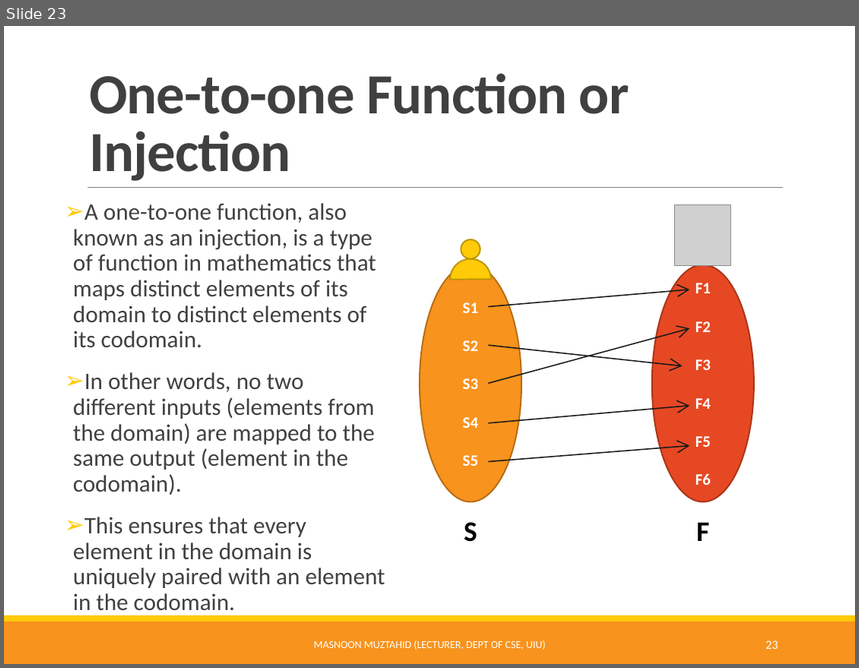
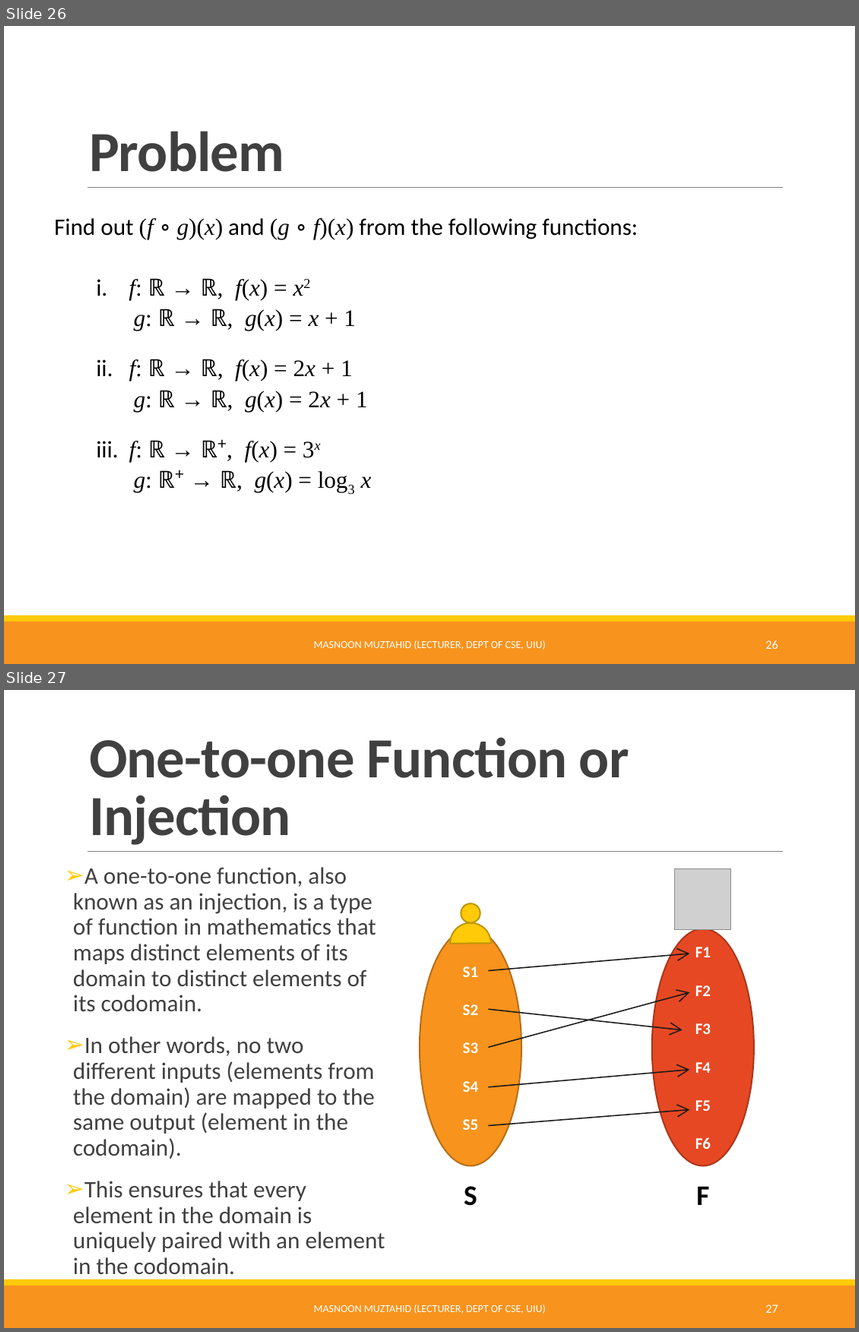
Before and after one commit to Muztahid202/UIU-Discrete_Math_Resources, a slide deck: Functions.pptx. Shown one above the other, each under a label of ours: slide 23 before the commit, slides 26 and 27 after it. The pictures are 859x668 and 859x1332 pixels, drawn with LibreOffice and Linux fonts; fonts in the diff are those of the drawing; grey boxes stand for pictures. Boxes give left, top, right and bottom in pixels: in the first picture for what was removed or moved away, otherwise in the second. Text is boxed around its words. In the diff, an @@ line names an element or a change of style, - is before the commit and + after.

Commit message:
functions modified-2

```diff
--- a/Functions.pptx
+++ b/Functions.pptx
@@ slide 26 added at (4, 26, 855, 664), background #FFFFFF; not listed: 3 template elements that a slide beside it also shows @@
@@ title added at (89, 131, 284, 172), 48 pt, text #404040, bold @@
+Problem
@@ text added at (54, 218, 638, 240), 20 pt, text #000000 @@
+Find out (f ∘ g)(x) and (g ∘ f)(x) from the following functions:
@@ text added at (96, 278, 372, 493), 20 pt, text #000000 @@
+i. f: ℝ → ℝ, f(x) = x2
+g: ℝ → ℝ, g(x) = x + 1
+ii. f: ℝ → ℝ, f(x) = 2x + 1
+g: ℝ → ℝ, g(x) = 2x + 1
+iii. f: ℝ → ℝ⁺, f(x) = 3x
+g: ℝ⁺ → ℝ, g(x) = log3 x
@@ text added at (314, 641, 546, 650), 9 pt, text #FFFFFF @@
+MASNOON MUZTAHID (LECTURER, DEPT OF CSE, UIU)
@@ page number added at (766, 641, 778, 649), 10.5 pt, text #FFFFFF @@
+26
@@ what was slide 23 is now slide 27 @@
@@ page number at (766, 1305, 778, 1313): text changed @@
-23
+27
```
Also in this commit, not shown: 3 other slides added.
